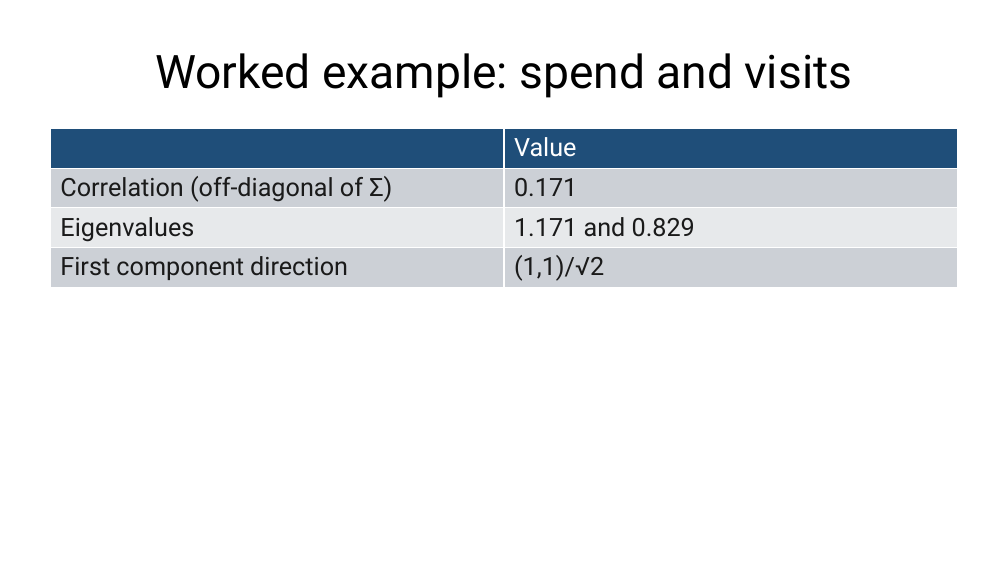
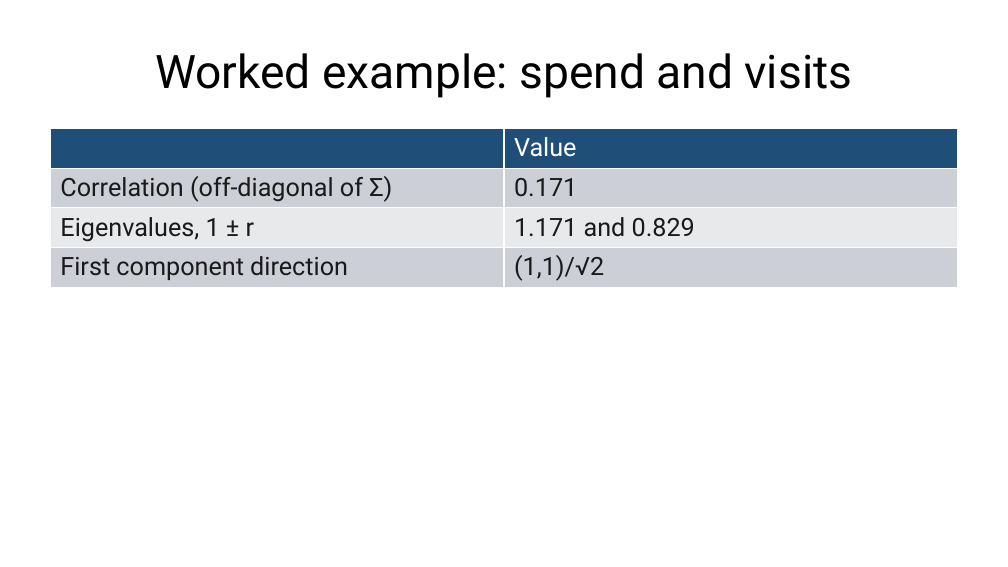
Before and after one commit to fabioantonini/technologies-for-artificial-intelligence, a slide deck: slide 53 of Lessons/08_unsupervised_learning/Slides/unsupervised_learning_slides.pptx (slide 52 before the commit). Drawn at 1008x567 pixels with LibreOffice and Linux fonts; fonts in the diff are those of the drawing; background and template pictures are left out. Boxes give left, top, right and bottom in pixels: in the first picture for what was removed or moved away, otherwise in the second. Text is boxed around its words. In the diff, an @@ line names an element or a change of style, - is before the commit and + after.

```diff
--- a/Lessons/08_unsupervised_learning/Slides/unsupervised_learning_slides.pptx
+++ b/Lessons/08_unsupervised_learning/Slides/unsupervised_learning_slides.pptx
@@ table at [50, 129, 958, 503] @@
-row 3, column 1: Eigenvalues
+row 3, column 1: Eigenvalues, 1 ± r
```
Also in this commit, not shown: 3 other slides changed, 2 slides added, 11 other files.
